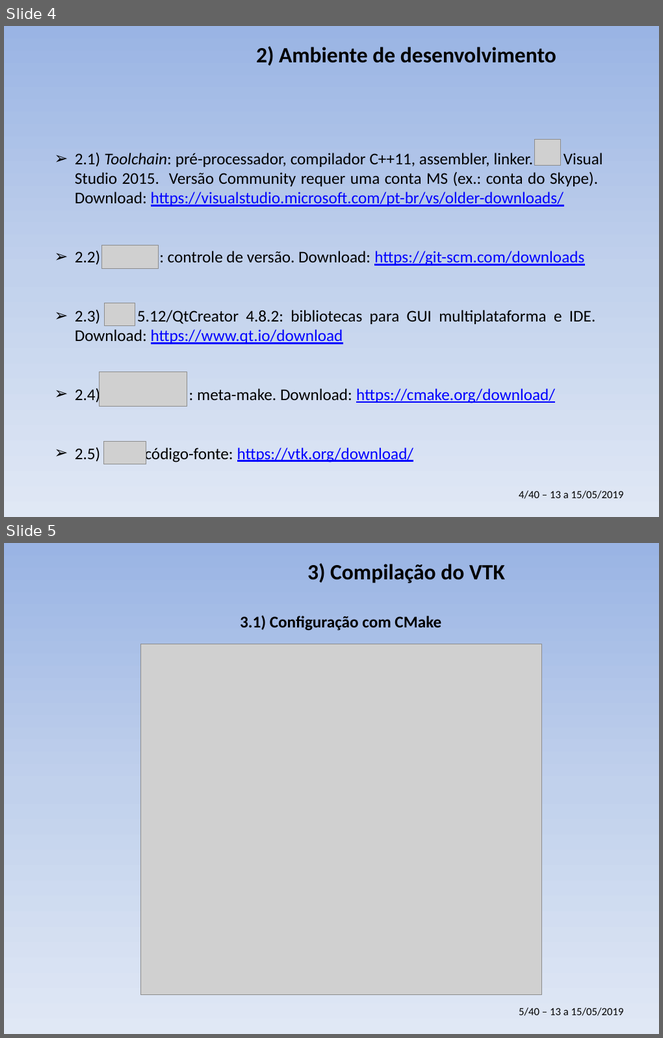
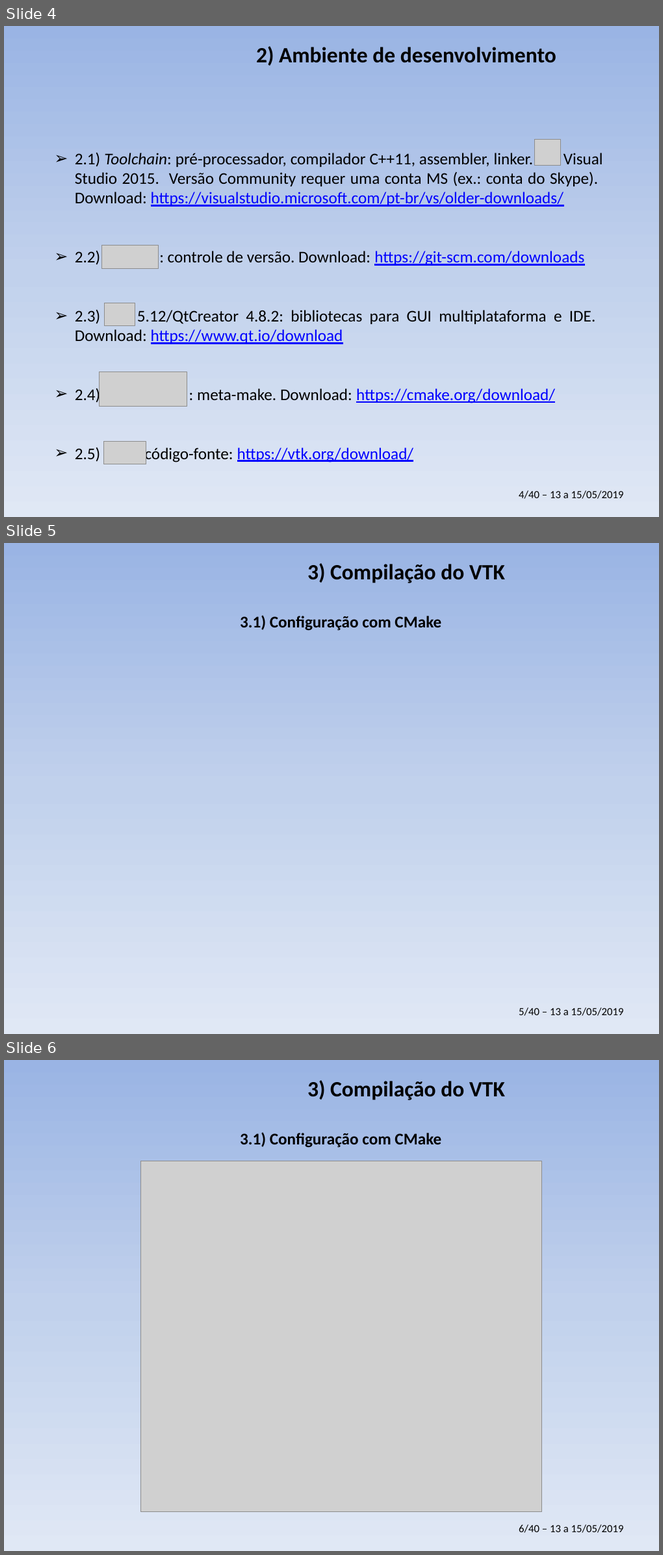
Before and after one commit to PauloCarvalhoRJ/cursoVTKgeo, a slide deck: aulas_3dias/slides_3dias.pptx. Shown one above the other, each under a label of ours: slides 4 and 5 before the commit, slides 4, 5 and 6 after it. The pictures are 663x1038 and 663x1555 pixels, drawn with LibreOffice and Linux fonts; fonts in the diff are those of the drawing; grey boxes stand for pictures; background and template pictures are left out. Boxes give left, top, right and bottom in pixels: in the first picture for what was removed or moved away, otherwise in the second. Text is boxed around its words. In the diff, an @@ line names an element or a change of style, - is before the commit and + after.

```diff
--- a/aulas_3dias/slides_3dias.pptx
+++ b/aulas_3dias/slides_3dias.pptx
@@ slide 5 added at <box>4,543,659,1034</box>, background gradient #9AB5E4 to #C2D1ED to #E1E8F5; not listed: 1 template element that a slide beside it also shows @@
@@ title added at <box>308,563,505,583</box>, 24 pt, text #000000, bold @@
+3) Compilação do VTK
@@ text added at <box>240,615,441,631</box>, 18 pt, text #000000, bold @@
+3.1) Configuração com CMake
@@ what was slide 5 is now slide 6 @@
@@ text at <box>519,1525,624,1533</box>: text changed @@
-5/40 – 13 a 15/05/2019
+6/40 – 13 a 15/05/2019
```
Also in this commit, not shown: 1 slide changed, 6 other slides added.
